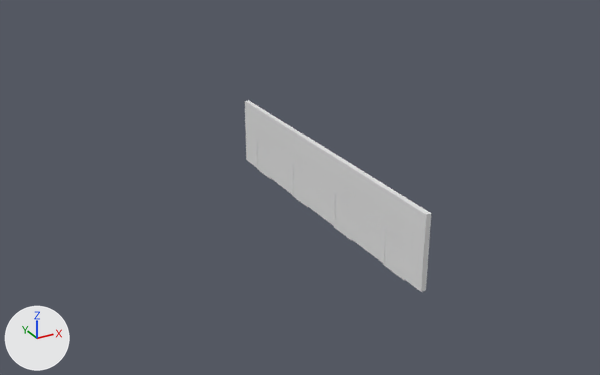
Renders of the FBX model Project_Alpha/Content/Grafika/Objekty/místnost/kajuty/kajuta_02.fbx from each side of a commit.
Rendered twice from a 50 mm lens placed at (-21.0, -43.6, 22.4), pointed at (2.1, -1.6, 1.4). Lighting does not change. The marker at lower left points along +X, +Y and +Z. Where no turn or scale is listed for an object, it has been applied to the vertices.

Script lines for the objects in view, before the commit:
```python
me_cube_008 = bpy.data.meshes.new('Cube.008')
me_cube_008.from_pydata(...)  # 112 vertices, 56 faces; spans x -13.4..13.4, y -13.9..7.2, z 0.0..4.5
# faces by material slot: [44, 12]
me_cube_008.materials.append(mat_material_009)  # white #e7e7e7
me_cube_008.materials.append(mat_material_010)  # white #e7e7e7
ob_cube_005 = bpy.data.objects.new('Cube.005', me_cube_008)
ob_cube_005.location = (0.0, 0.0, 0.0)
```
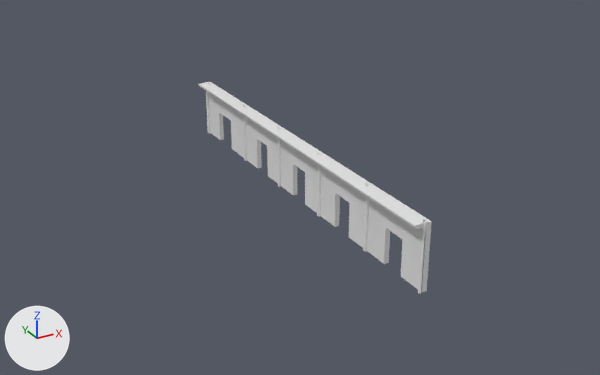
The edits, one by one:
me_cube_008 is used by ob_cube_005; location (0.0, 0.0, 0.0).
me_cube_008 had 112 vertices, 56 faces and spanned x -13.4..13.4, y -13.9..7.2, z 0.0..4.5.
me_cube_008 now has 290 vertices, 169 faces and spans x 1.8..2.9, y -14.0..14.0, z 0.1..4.2.
me_cube_008 part 1: a new loose piece of 24 vertices spanning x 2.4..2.5, y 7.1..7.4, z 0.1..4.2, in mat_material_010 (white #e7e7e7).
me_cube_008 part 2: a new loose piece of 24 vertices spanning x 2.4..2.5, y 1.8..2.1, z 0.1..4.2, in mat_material_010 (white #e7e7e7).
me_cube_008 part 3: a new loose piece of 24 vertices spanning x 2.4..2.5, y -3.5..-3.2, z 0.1..4.2, in mat_material_010 (white #e7e7e7).
me_cube_008 part 4: a new loose piece of 24 vertices spanning x 2.4..2.5, y -8.7..-8.5, z 0.1..4.2, in mat_material_010 (white #e7e7e7).
me_cube_008 part 5: a new loose piece of 24 vertices spanning x 2.4..2.6, y -14.0..-13.7, z 0.1..4.2, in mat_material_010 (white #e7e7e7).
me_cube_008 part 6: a new loose piece of 24 vertices spanning x 2.4..2.6, y 13.7..14.0, z 0.1..4.2, in mat_material_010 (white #e7e7e7).
me_cube_008 part 7: the loose piece of 8 vertices spanning x 2.6..2.7, y -1.7..0.3, z 0.0..2.4 is deleted.
me_cube_008 part 8: the loose piece of 8 vertices spanning x 2.6..2.7, y 3.5..5.5, z 0.0..2.4 is deleted.
me_cube_008 part 9: the loose piece of 8 vertices spanning x 2.6..2.7, y -12.3..-10.3, z 0.0..2.4 is deleted.
me_cube_008 part 10: the loose piece of 8 vertices spanning x 2.6..2.7, y -7.0..-5.0, z 0.0..2.4 is deleted.
me_cube_008 part 11: 4 vertices moved from x 2.5..2.9, y -13.9..7.2, z 0.1..4.5 to x 2.5..2.9, y -13.9..9.7, z 0.1; 20 vertices removed from x 2.5..2.9, y -13.9..1.9, z 0.1..4.5; 102 vertices added at x 1.8..2.9, y -13.9..14.0, z 0.1..4.1.

Where the change shows, as pixel boxes [x1, y1, x2, y2] in the pictures (600 x 375 px):
'Cube.005', reshaped: before [245, 100, 431, 292]; after [198, 82, 432, 294]
part 1 of me_cube_008, added: after [243, 105, 247, 161]
part 2 of me_cube_008, added: after [277, 127, 281, 186]
part 3 of me_cube_008, added: after [317, 153, 321, 216]
part 4 of me_cube_008, added: after [363, 183, 370, 251]
part 5 of me_cube_008, added: after [418, 219, 426, 294]
part 6 of me_cube_008, added: after [205, 82, 211, 133]
part 7 of me_cube_008, deleted: before [292, 164, 308, 207]
part 8 of me_cube_008, deleted: before [257, 139, 271, 179]
part 9 of me_cube_008, deleted: before [383, 228, 405, 280]
part 10 of me_cube_008, deleted: before [334, 194, 352, 240]
part 11 of me_cube_008, built on: before [245, 100, 431, 292]; after [198, 82, 432, 292]
